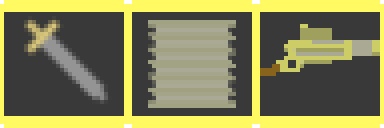
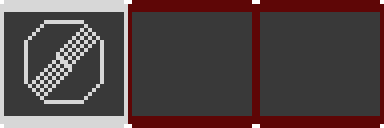
Revision of a layered 384 x 128 image; what changed, layer by layer:
added layer "Ebene" above "element" over [0, 0, 128, 128]
hid "element" over [24, 16, 380, 108]
hid "button active" over [0, 0, 384, 128]
